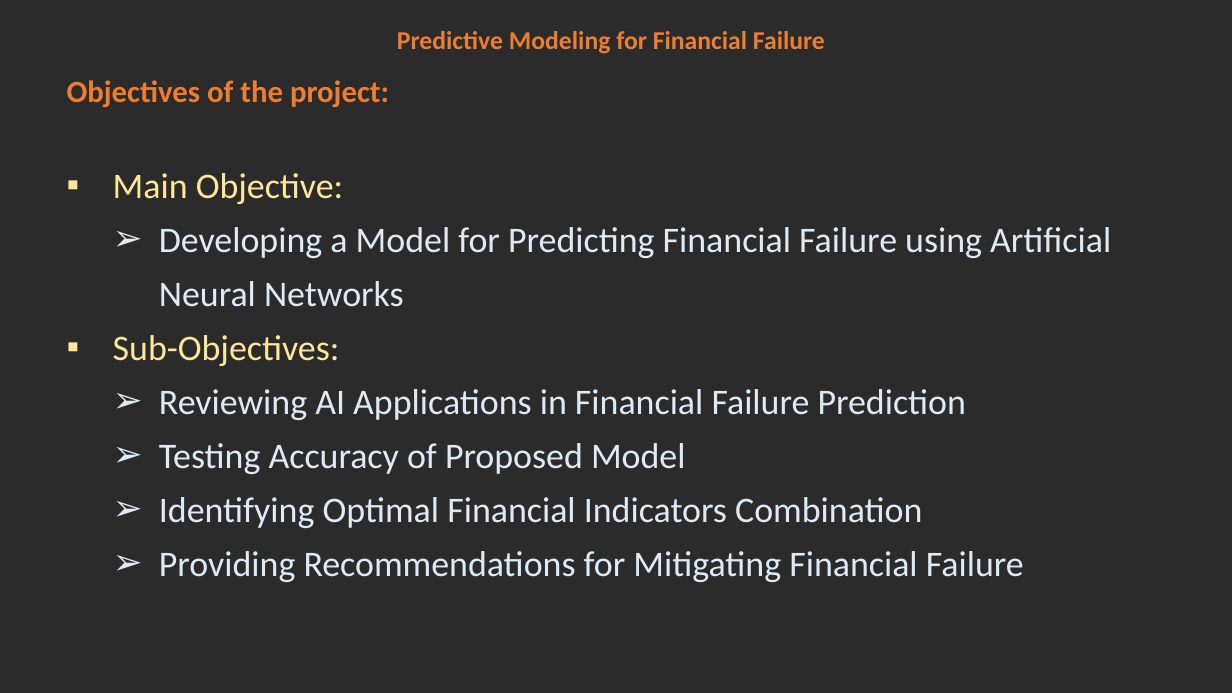
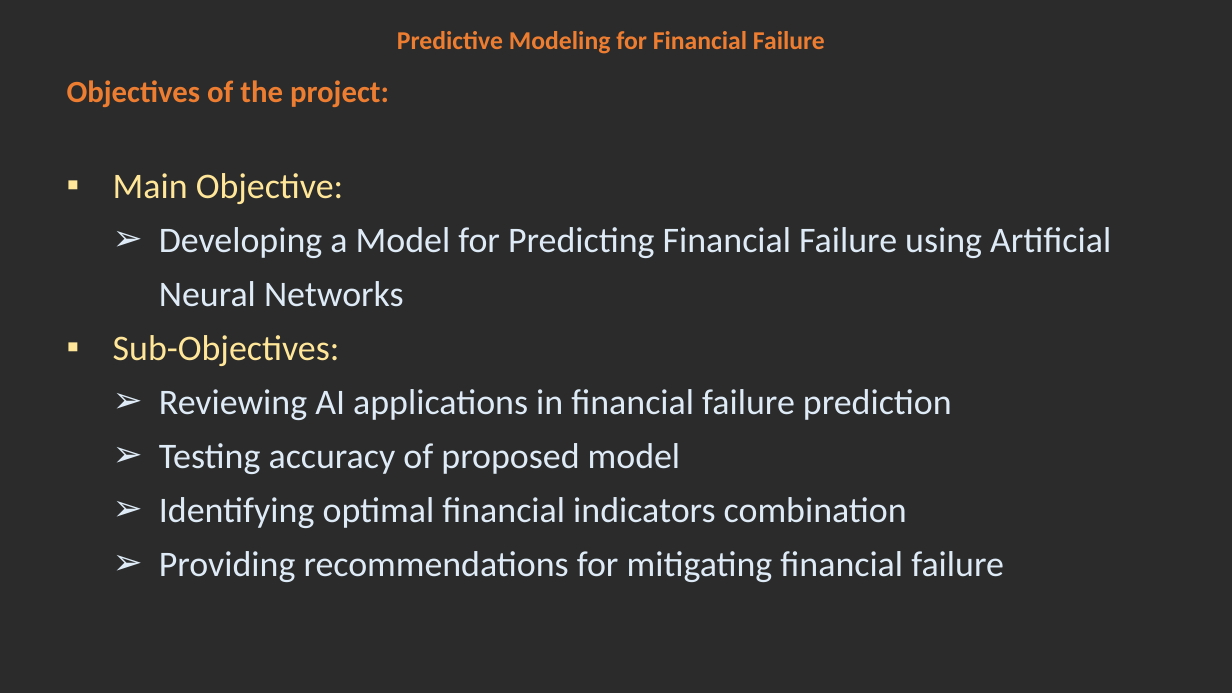
Before and after one commit to jash1112/Forecasting-bankrupt-companies-Project, a slide deck: slide 7 of Presentation.pptx. Drawn at 1232x693 pixels with LibreOffice and Linux fonts; fonts in the diff are those of the drawing; background and template pictures are left out; a plain dark background stands for a picture behind light text. Boxes give left, top, right and bottom in pixels: in the first picture for what was removed or moved away, otherwise in the second. Text is boxed around its words. In the diff, an @@ line names an element or a change of style, - is before the commit and + after.

Commit message:
Updates

```diff
--- a/Presentation.pptx
+++ b/Presentation.pptx
@@ text at [159, 389, 1004, 582]: text changed @@
-  ➢ Reviewing AI Applications in Financial Failure Prediction
-  ➢ Testing Accuracy of Proposed Model
-  ➢ Identifying Optimal Financial Indicators Combination
-  ➢ Providing Recommendations for Mitigating Financial Failure
+  ➢ Reviewing AI applications in financial failure prediction
+  ➢ Testing accuracy of proposed model
+  ➢ Identifying optimal financial indicators combination
+  ➢ Providing recommendations for mitigating financial failure
```
